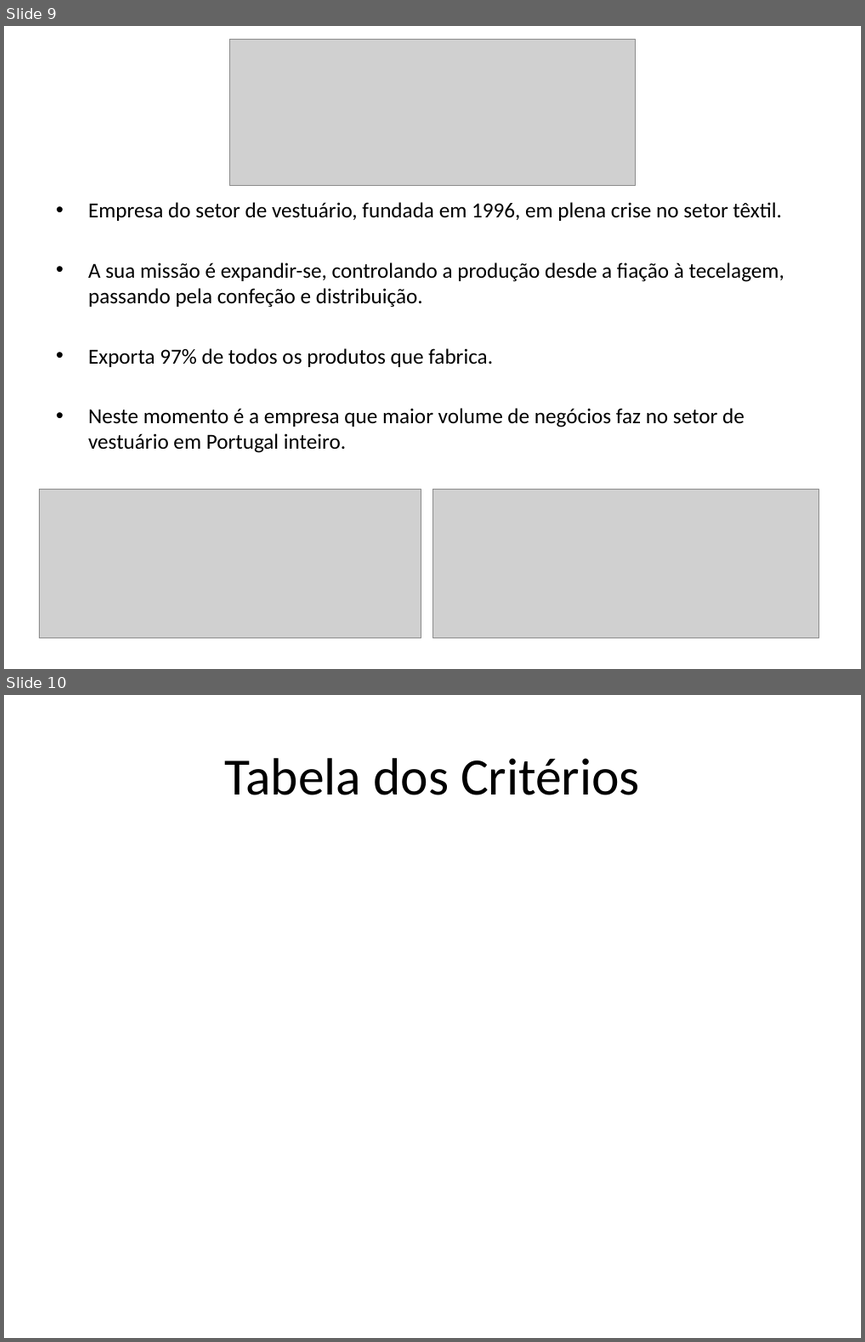
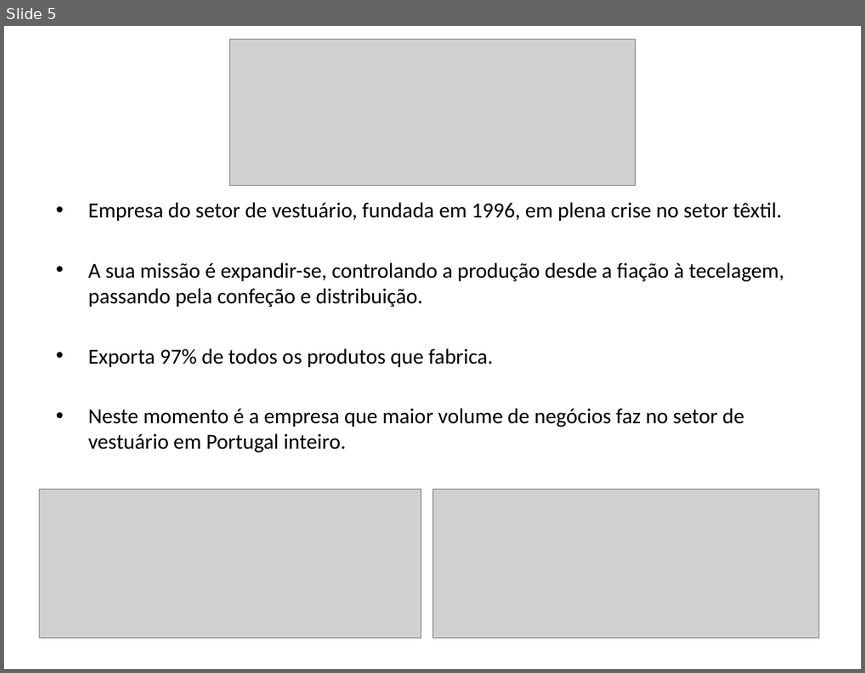
Before and after one commit to afonsoni/Micro-Projeto, a slide deck: 5 Principais Industrias Transformadoras do Porto.pptx. Shown one above the other, each under a label of ours: slides 9 and 10 before the commit, slide 5 after it. The pictures are 865x1342 and 865x673 pixels, drawn with LibreOffice and Linux fonts; fonts in the diff are those of the drawing; grey boxes stand for pictures. Boxes give left, top, right and bottom in pixels: in the first picture for what was removed or moved away, otherwise in the second. Text is boxed around its words. In the diff, an @@ line names an element or a change of style, - is before the commit and + after.

```diff
--- a/5 Principais Industrias Transformadoras do Porto.pptx
+++ b/5 Principais Industrias Transformadoras do Porto.pptx
@@ slide 10 removed at (4,695,861,1338), background #FFFFFF @@
@@ title removed at (224,758,640,795) @@
-Tabela dos Critérios
@@ what was slide 9 is now slide 5 @@
```
Also in this commit, not shown: 1 slide changed, 1 slide added.
